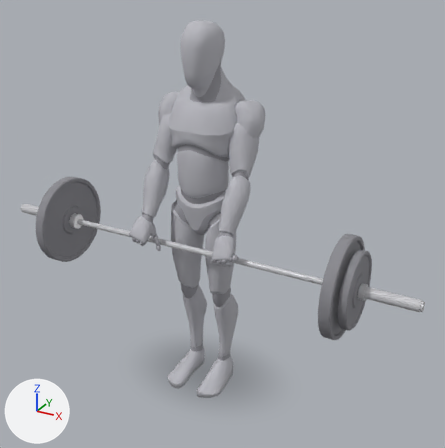
One commit to the glTF model app/src/main/assets/mannequins/barbell_shrug.glb: the scene before it, then after it.
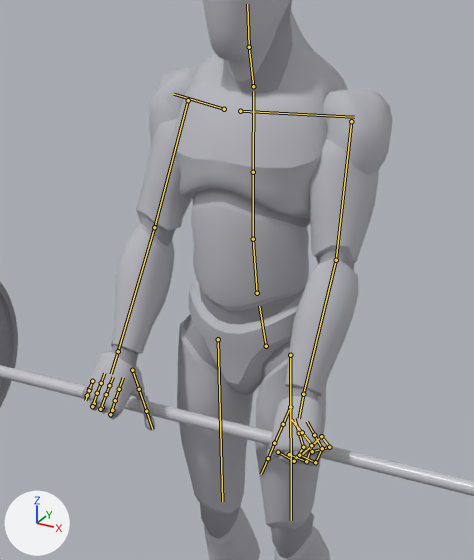
Each version appears first whole from a camera (50 mm lens) standing at (1.41, -2.38, 2.09) and looking at (0.08, 0.03, 0.88), and next in a close-up on the part from 21% to 68% of the width and 14% to 69% of the height. The lights are fixed; the arrows at lower left show +X, +Y and +Z. The first two pictures are the older version. Both versions are drawn at frame 24 of the action 'lowering'; the numbers are the values there. The bones that change, and the others that lie on the model, are drawn over the model as lines in the close-ups.

Names of what the first close-up shows: 'barbell_0', 'barbell_4', 'body', 'body_1'.
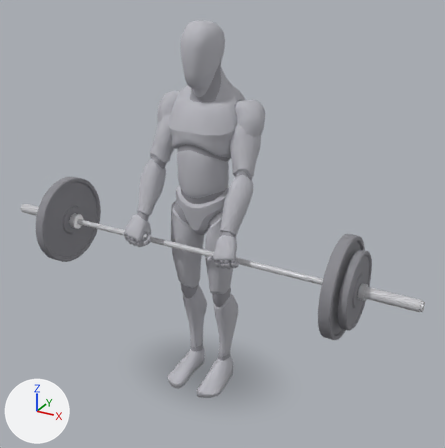
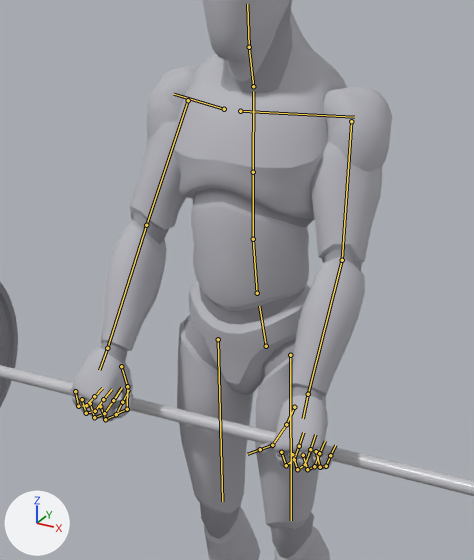
Location of each change, [x1, y1, x2, y2] in pixels of the close-ups (474 x 560 px):
'body', posed: before [82, 0, 392, 560]; after [70, 0, 392, 560]
'body_1', posed: before [82, 0, 354, 558]; after [70, 0, 362, 558]
bone 'upperarm_l', root to tip: before (351, 121) to (336, 260); after (351, 121) to (342, 260)
bone 'lowerarm_l', root to tip: before (336, 260) to (303, 394); after (342, 260) to (308, 394)
bone 'index_01_l', root to tip: before (278, 452) to (294, 461); after (281, 452) to (286, 465)
bone 'index_02_l', root to tip: before (294, 461) to (303, 447); after (286, 465) to (294, 459)
bone 'index_03_l', root to tip: before (303, 447) to (299, 433); after (294, 459) to (299, 446)
bone 'middle_01_l', root to tip: before (289, 454) to (306, 461); after (292, 454) to (297, 469)
bone 'middle_02_l', root to tip: before (306, 461) to (312, 445); after (297, 469) to (305, 464)
bone 'middle_03_l', root to tip: before (312, 445) to (302, 432); after (305, 464) to (310, 449)
bone 'pinky_01_l', root to tip: before (312, 451) to (329, 447); after (316, 451) to (320, 467)
bone 'pinky_02_l', root to tip: before (329, 447) to (321, 436); after (320, 467) to (326, 466)
bone 'pinky_03_l', root to tip: before (321, 436) to (311, 445); after (326, 466) to (330, 455)
bone 'ring_01_l', root to tip: before (299, 455) to (315, 462); after (303, 455) to (307, 469)
bone 'ring_02_l', root to tip: before (315, 462) to (322, 448); after (307, 469) to (314, 466)
bone 'ring_03_l', root to tip: before (322, 448) to (314, 435); after (314, 466) to (319, 453)
bone 'thumb_02_l', root to tip: before (283, 424) to (274, 443); after (286, 424) to (272, 445)
bone 'thumb_03_l', root to tip: before (274, 443) to (268, 458); after (272, 445) to (260, 449)
bone 'upperarm_r', root to tip: before (188, 100) to (154, 227); after (188, 100) to (146, 225)
bone 'lowerarm_r', root to tip: before (154, 227) to (118, 351); after (146, 225) to (107, 348)
bone 'index_01_r', root to tip: before (112, 410) to (110, 414); after (100, 406) to (105, 419)
bone 'index_02_r', root to tip: before (110, 414) to (115, 400); after (105, 419) to (116, 414)
bone 'index_03_r', root to tip: before (115, 400) to (119, 389); after (116, 414) to (122, 402)
bone 'middle_01_r', root to tip: before (102, 407) to (100, 409); after (90, 403) to (94, 417)
bone 'middle_02_r', root to tip: before (100, 409) to (106, 394); after (94, 417) to (104, 413)
bone 'middle_03_r', root to tip: before (106, 394) to (109, 385); after (104, 413) to (113, 400)
bone 'pinky_01_r', root to tip: before (87, 395) to (89, 388); after (75, 391) to (78, 406)
bone 'pinky_02_r', root to tip: before (89, 388) to (92, 381); after (78, 406) to (86, 405)
bone 'pinky_03_r', root to tip: before (92, 381) to (89, 390); after (86, 405) to (94, 396)
bone 'ring_01_r', root to tip: before (94, 403) to (92, 406); after (82, 399) to (86, 413)
bone 'ring_02_r', root to tip: before (92, 406) to (97, 393); after (86, 413) to (95, 411)
bone 'ring_03_r', root to tip: before (97, 393) to (101, 383); after (95, 411) to (103, 399)
bone 'thumb_02_r', root to tip: before (139, 389) to (146, 411); after (127, 386) to (127, 409)
bone 'thumb_03_r', root to tip: before (146, 411) to (152, 429); after (127, 409) to (117, 413)

What the commit changed:
Bone 'upperarm_l' (bone_upperarm_l) turns from (25, 22, -71) to (29, 31, -61) degrees about its own x, y and z.
Bone 'lowerarm_l' (bone_lowerarm_l) turns from (17, 63, 15) to (16, 51, 12) degrees about its own x, y and z.
Bone 'index_01_l' (bone_index_01_l) turns from (57, 20, -36) to (58, 0, 0) degrees about its own x, y and z.
Bone 'index_02_l' (bone_index_02_l) turns from (61, 23, -38) to (62, 0, 0) degrees about its own x, y and z.
Bone 'index_03_l' (bone_index_03_l) turns from (46, 13, -30) to (45, 0, 0) degrees about its own x, y and z.
Bone 'middle_01_l' (bone_middle_01_l) turns from (62, 24, -38) to (56, 0, 0) degrees about its own x, y and z.
Bone 'middle_02_l' (bone_middle_02_l) turns from (66, 27, -40) to (60, 0, 0) degrees about its own x, y and z.
Bone 'middle_03_l' (bone_middle_03_l) turns from (50, 15, -32) to (44, 0, 0) degrees about its own x, y and z.
Bone 'pinky_01_l' (bone_pinky_01_l) turns from (83, 40, -44) to (50, 0, 0) degrees about its own x, y and z.
Bone 'pinky_02_l' (bone_pinky_02_l) turns from (90, 44, -45) to (54, 0, 0) degrees about its own x, y and z.
Bone 'pinky_03_l' (bone_pinky_03_l) turns from (66, 27, -40) to (43, 0, 0) degrees about its own x, y and z.
Bone 'ring_01_l' (bone_ring_01_l) turns from (60, 22, -37) to (53, 0, 0) degrees about its own x, y and z.
Bone 'ring_02_l' (bone_ring_02_l) turns from (64, 25, -39) to (57, 0, 0) degrees about its own x, y and z.
Bone 'ring_03_l' (bone_ring_03_l) turns from (48, 14, -31) to (42, 0, 0) degrees about its own x, y and z.
Bone 'thumb_02_l' (bone_thumb_02_l) turns from (0, 0, 0) to (-2, 5, -31) degrees about its own x, y and z.
Bone 'thumb_03_l' (bone_thumb_03_l) turns from (0, 0, 0) to (-6, 8, -62) degrees about its own x, y and z.
Bone 'upperarm_r' (bone_upperarm_r) turns from (25, -22, 71) to (29, -31, 61) degrees about its own x, y and z.
Bone 'lowerarm_r' (bone_lowerarm_r) turns from (17, -63, -15) to (16, -51, -12) degrees about its own x, y and z.
Bone 'index_01_r' (bone_index_01_r) turns from (57, -20, 36) to (58, 0, 0) degrees about its own x, y and z.
Bone 'index_02_r' (bone_index_02_r) turns from (61, -23, 38) to (62, 0, 0) degrees about its own x, y and z.
Bone 'index_03_r' (bone_index_03_r) turns from (46, -13, 30) to (45, 0, 0) degrees about its own x, y and z.
Bone 'middle_01_r' (bone_middle_01_r) turns from (62, -24, 38) to (56, 0, 0) degrees about its own x, y and z.
Bone 'middle_02_r' (bone_middle_02_r) turns from (66, -27, 40) to (60, 0, 0) degrees about its own x, y and z.
Bone 'middle_03_r' (bone_middle_03_r) turns from (50, -15, 32) to (44, 0, 0) degrees about its own x, y and z.
Bone 'pinky_01_r' (bone_pinky_01_r) turns from (83, -40, 44) to (50, 0, 0) degrees about its own x, y and z.
Bone 'pinky_02_r' (bone_pinky_02_r) turns from (90, -44, 45) to (54, 0, 0) degrees about its own x, y and z.
Bone 'pinky_03_r' (bone_pinky_03_r) turns from (66, -27, 40) to (43, 0, 0) degrees about its own x, y and z.
Bone 'ring_01_r' (bone_ring_01_r) turns from (60, -22, 37) to (53, 0, 0) degrees about its own x, y and z.
Bone 'ring_02_r' (bone_ring_02_r) turns from (64, -25, 39) to (57, 0, 0) degrees about its own x, y and z.
Bone 'ring_03_r' (bone_ring_03_r) turns from (48, -14, 31) to (42, 0, 0) degrees about its own x, y and z.
Bone 'thumb_02_r' (bone_thumb_02_r) turns from (0, 0, 0) to (-2, -5, 31) degrees about its own x, y and z.
Bone 'thumb_03_r' (bone_thumb_03_r) turns from (0, 0, 0) to (-6, -8, 62) degrees about its own x, y and z.
